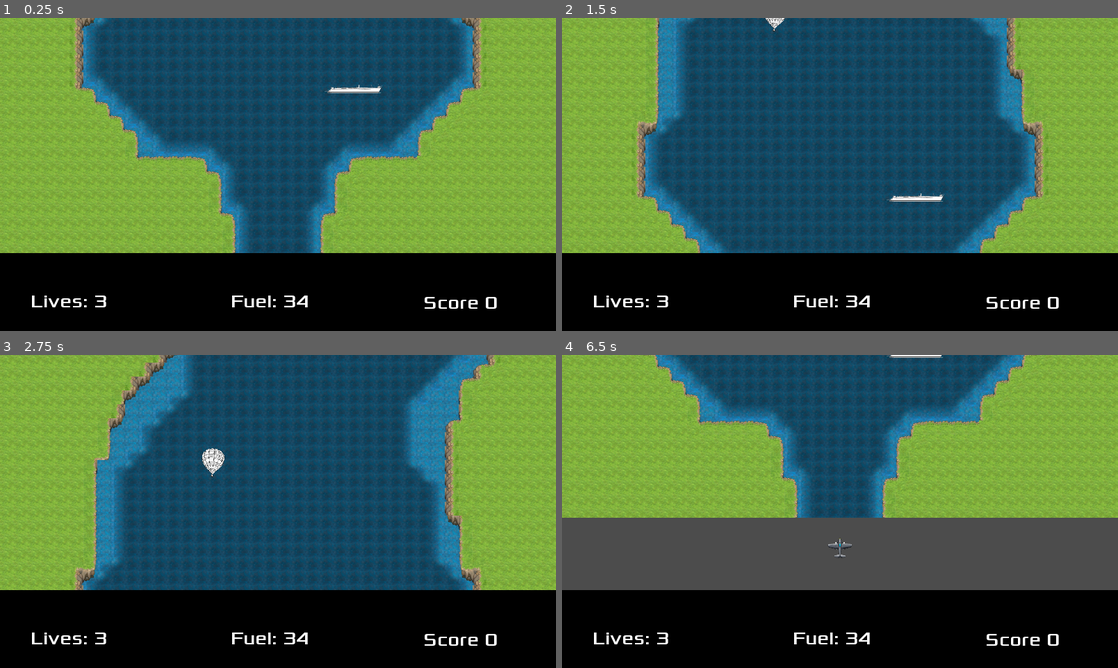
Above: before the commit, frames 1-4 (two rows, left to right).
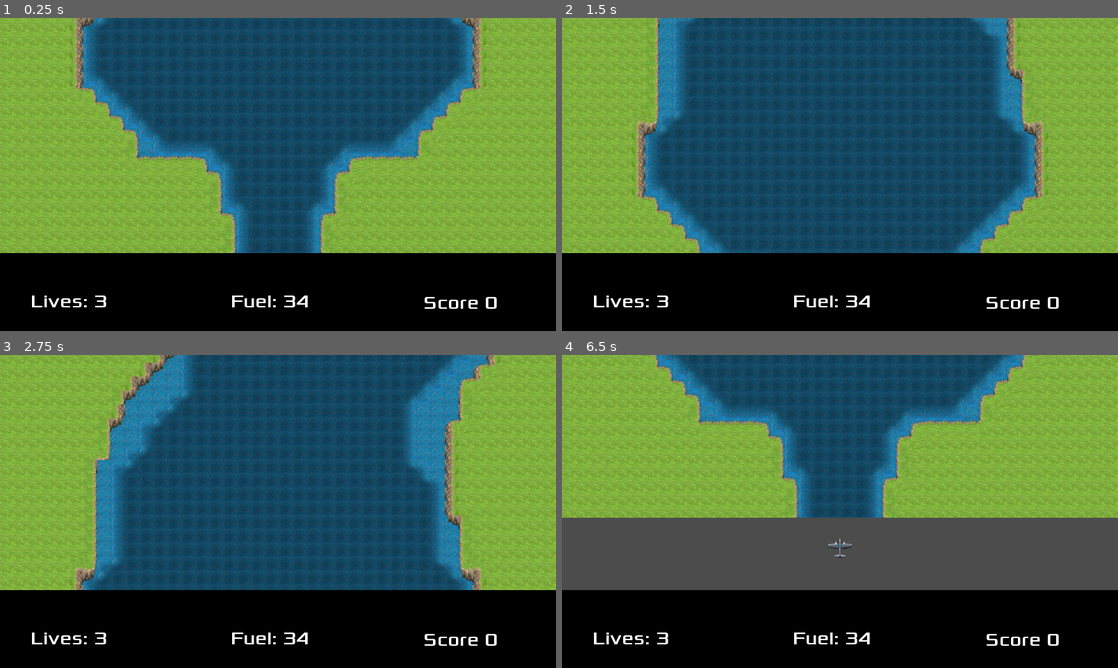
Above: after the commit, the same moments.

Repository: PawelKrywulko/TGW_G-8_Z1
Game: Godot game, scene res://scenes/GameManager.tscn
The game is run twice, just before and just after one commit, with the same random seed, the same clock (stepped at 60 frames per second) and the same inputs.
Inputs:
- Up to frame 1 (0.25 s): no input
- Up to frame 2 (1.5 s): tap Enter at 0.5 s; hold Right (ui_right) 0.53-1.28 s; hold Space (interact) 0.53-1.28 s; hold Down (ui_down) from 1.28 s (still down); tap Space (interact) at 1.35 s
- Up to frame 3 (2.75 s): release Down (ui_down) at 2.03 s; hold Right (ui_right) from 2.03 s (still down); hold Space (interact) from 2.03 s (still down)
- Up to frame 4 (6.5 s): release Right (ui_right) at 2.78 s; release Space (interact) at 2.78 s; hold Up (ui_up) 2.78-3.53 s; tap Space (interact) at 2.85, 4.35, 5.85 s; hold Space (interact) 3.53-4.28 s; hold Left (ui_left) 3.53-5.03 s; hold Down (ui_down) 5.03-5.78 s; hold Space (interact) 5.03-5.78 s; hold Right (ui_right) from 5.78 s (still down)

The runs differ from the first frame. In frame 1, 0.2% of the frame differs, in the area x 58-69%, y 21-24%; in frame 2, 0.2%, in the area x 36-69%, y 0-59%; in frame 3, 0.2%; in frame 4, less than 0.1%.

Commit message:
Organize nodes

Diff:
--- a/River Raid/scenes/GameManager.tscn
+++ b/River Raid/scenes/GameManager.tscn
@@ -1,21 +1,19 @@
-[gd_scene load_steps=18 format=2]
+[gd_scene load_steps=16 format=2]
 
 [ext_resource path="res://scripts/GameManager.gd" type="Script" id=1]
-[ext_resource path="res://scenes/maps/Level2.tscn" type="PackedScene" id=2]
-[ext_resource path="res://scenes/maps/Level1.tscn" type="PackedScene" id=3]
-[ext_resource path="res://scenes/Enemy/Baloon.tscn" type="PackedScene" id=4]
-[ext_resource path="res://scenes/Enemy/Boat.tscn" type="PackedScene" id=5]
-[ext_resource path="res://scenes/FuelTank.tscn" type="PackedScene" id=6]
-[ext_resource path="res://scenes/Enemy/Bridge.tscn" type="PackedScene" id=7]
-[ext_resource path="res://scenes/Enemy/Tank.tscn" type="PackedScene" id=8]
-[ext_resource path="res://scripts/HUD.gd" type="Script" id=9]
-[ext_resource path="res://graphics/quad.png" type="Texture" id=10]
-[ext_resource path="res://fonts/Xolonium-Regular.ttf" type="DynamicFontData" id=11]
-[ext_resource path="res://scenes/Player.tscn" type="PackedScene" id=12]
+[ext_resource path="res://scenes/maps/Level1.tscn" type="PackedScene" id=2]
+[ext_resource path="res://scenes/maps/Level2.tscn" type="PackedScene" id=3]
+[ext_resource path="res://scenes/maps/Level3.tscn" type="PackedScene" id=4]
+[ext_resource path="res://scenes/maps/Level4.tscn" type="PackedScene" id=5]
+[ext_resource path="res://scenes/maps/Level5.tscn" type="PackedScene" id=6]
+[ext_resource path="res://scripts/HUD.gd" type="Script" id=7]
+[ext_resource path="res://graphics/quad.png" type="Texture" id=8]
+[ext_resource path="res://fonts/Xolonium-Regular.ttf" type="DynamicFontData" id=9]
+[ext_resource path="res://scenes/Player.tscn" type="PackedScene" id=10]
 
 [sub_resource type="DynamicFont" id=1]
 size = 64
-font_data = ExtResource( 11 )
+font_data = ExtResource( 9 )
 
 [sub_resource type="Animation" id=2]
 resource_name = "BlackScreen"
@@ -83,40 +81,38 @@
 min_reset_position_y = 1600
 fade_anim_offset = 400
 
-[node name="Level2" parent="." instance=ExtResource( 2 )]
-position = Vector2( 0, -10700 )
+[node name="Checkpoints" type="Node" parent="."]
 
-[node name="Level1" parent="." instance=ExtResource( 3 )]
-position = Vector2( 0, -4949 )
+[node name="Levels" type="Node" parent="."]
+editor/display_folded = true
 
-[node name="Baloon" parent="Level1" instance=ExtResource( 4 )]
-position = Vector2( 734.57, 4569.99 )
+[node name="Level1" parent="Levels" instance=ExtResource( 2 )]
+position = Vector2( -1, -4949 )
 
-[node name="Boat" parent="Level1" instance=ExtResource( 5 )]
-position = Vector2( 1222.28, 5190.16 )
-distance_to_player = 1000.0
+[node name="Level2" parent="Levels" instance=ExtResource( 3 )]
+position = Vector2( 0, -10709 )
 
-[node name="FuelTank" parent="Level1" instance=ExtResource( 6 )]
-position = Vector2( 1422.74, 3525.89 )
+[node name="Level3" parent="Levels" instance=ExtResource( 4 )]
+position = Vector2( 0, -16469 )
 
-[node name="Bridge" parent="Level1" instance=ExtResource( 7 )]
-position = Vector2( 889.707, 3955.23 )
+[node name="Level4" parent="Levels" instance=ExtResource( 5 )]
+position = Vector2( 0, -22229 )
 
-[node name="Tank" parent="Level1" instance=ExtResource( 8 )]
-position = Vector2( 741.563, 3950.03 )
+[node name="Level5" parent="Levels" instance=ExtResource( 6 )]
+position = Vector2( 0, -27989 )
 
 [node name="StartingPoint" type="Position2D" parent="."]
 position = Vector2( 960, 920.541 )
 
 [node name="HUD" type="CanvasLayer" parent="."]
 editor/display_folded = true
-script = ExtResource( 9 )
+script = ExtResource( 7 )
 
 [node name="Sprite" type="Sprite" parent="HUD"]
 modulate = Color( 0, 0, 0, 1 )
 position = Vector2( 990, 1013 )
 scale = Vector2( 10, 2 )
-texture = ExtResource( 10 )
+texture = ExtResource( 8 )
 
 [node name="Lives" type="Label" parent="HUD"]
 margin_left = 106.0
@@ -178,6 +174,4 @@
 [connection signal="out_of_lives" from="Player" to="HUD" method="_on_Player_out_of_lives"]
 [connection signal="player_destroyed" from="Player" to="." method="reset_game"]
 
-[editable path="Level1"]
-
 [editable path="Player"]
Not shown: 2 places in River Raid/scenes/GameManager.tscn that only renumber resources
